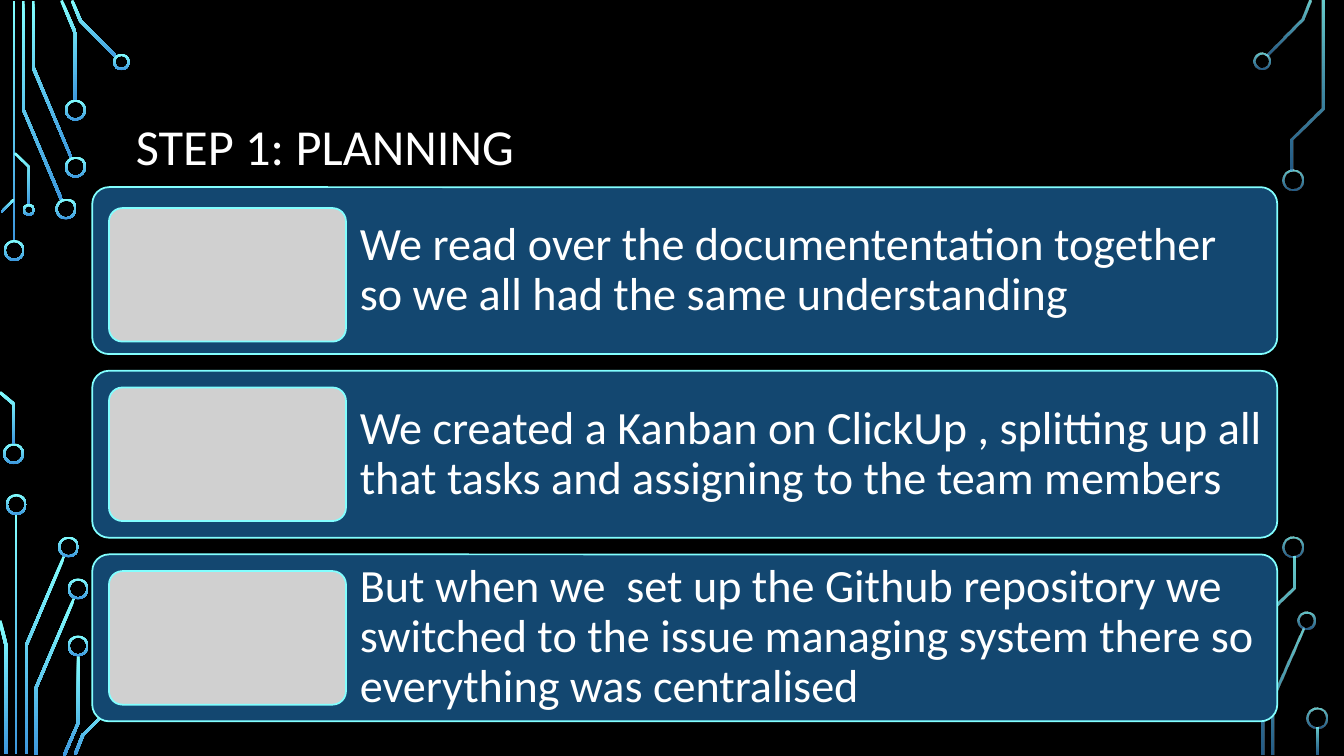
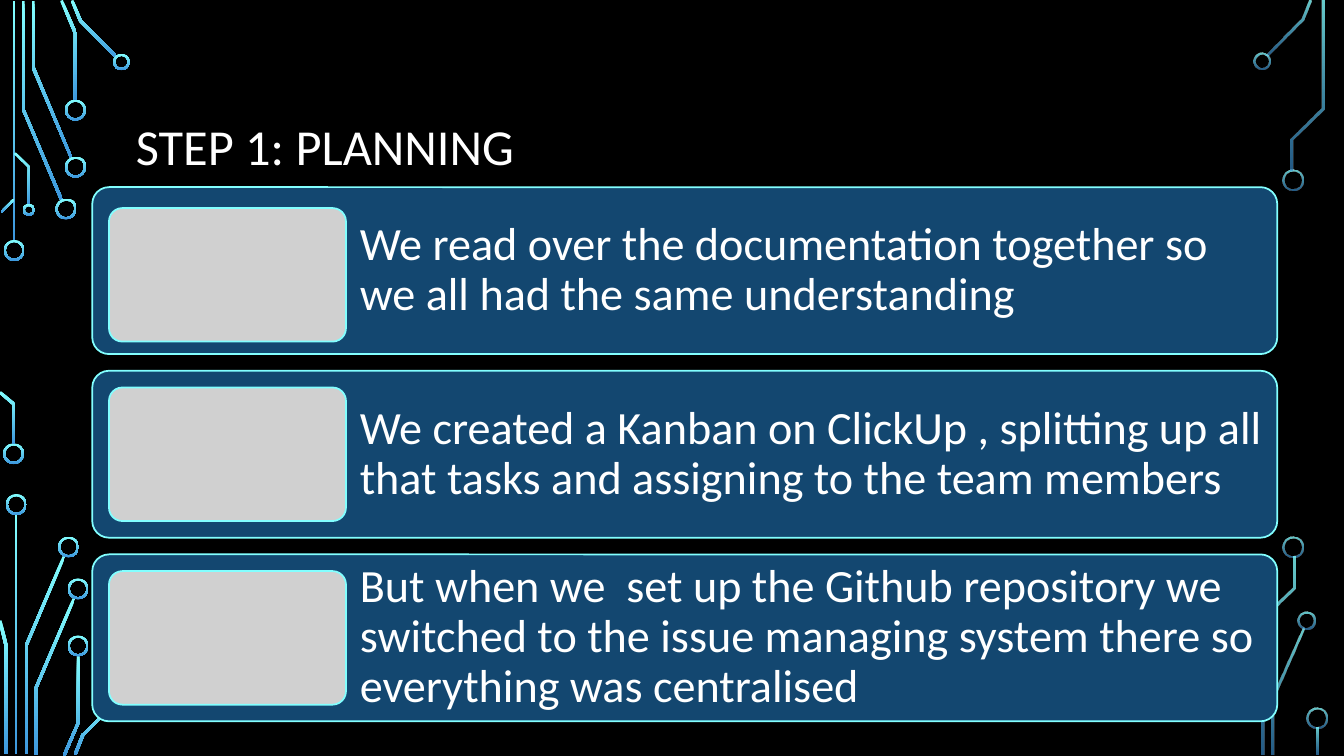
Before and after one commit to deepbluesea20003/project, a slide deck: slide 2 of Presentation.pptx. Drawn at 1344x756 pixels with LibreOffice and Linux fonts; fonts in the diff are those of the drawing; grey boxes stand for pictures; background and template pictures are left out. Boxes give left, top, right and bottom in pixels: in the first picture for what was removed or moved away, otherwise in the second. Text is boxed around its words. In the diff, an @@ line names an element or a change of style, - is before the commit and + after.

Commit message:
Presentation changes

```diff
--- a/Presentation.pptx
+++ b/Presentation.pptx
@@ text at [360, 228, 1207, 318]: text changed @@
-We read over the documententation together so we all had the same understanding
+We read over the documentation together so we all had the same understanding
```
Also in this commit, not shown: 3 other slides changed, 3 slides added.
